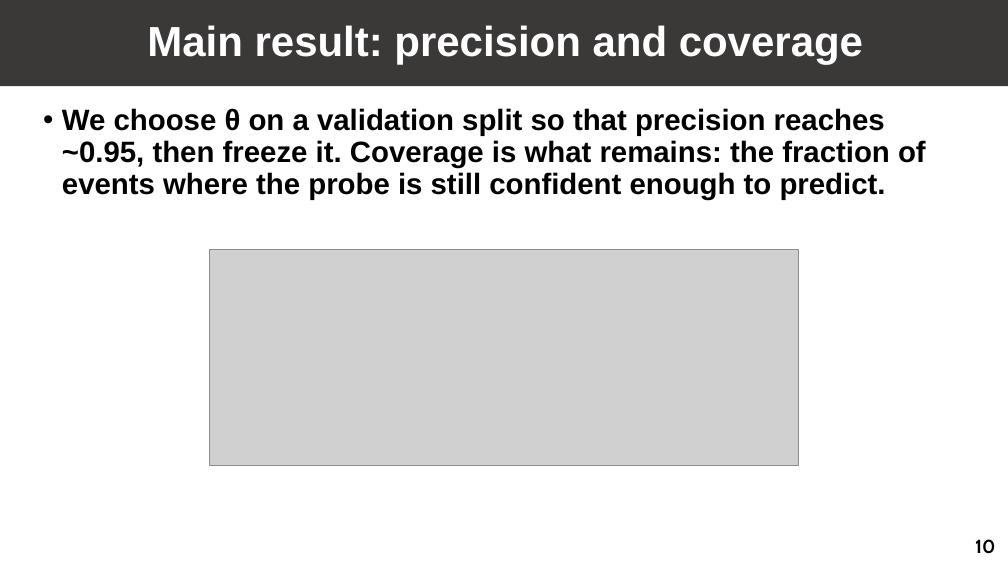
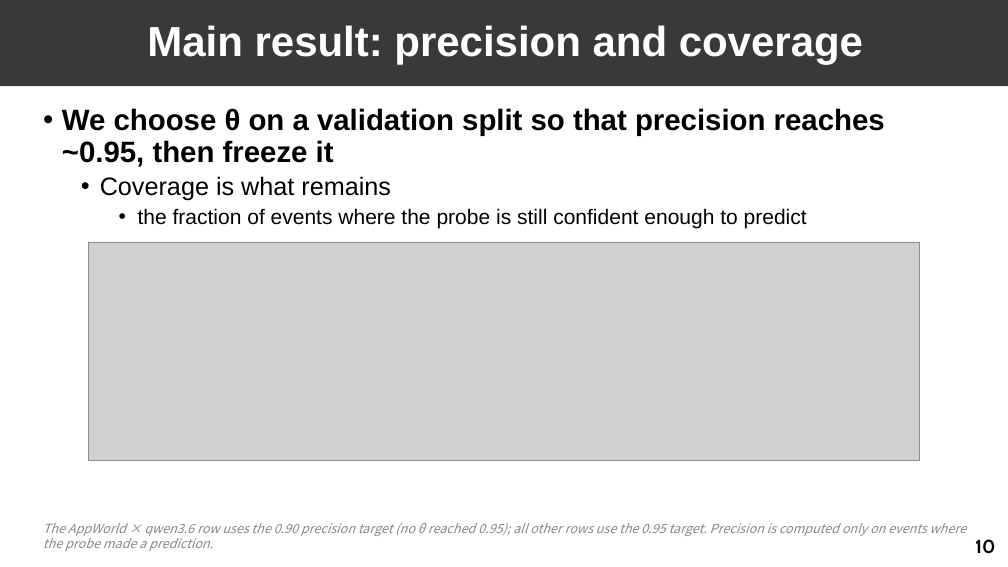
Before and after one commit to GuoYibo233/probe-agent, a slide deck: slide 11 of talks/20260809/slides.pptx. Drawn at 1008x567 pixels with LibreOffice and Linux fonts; fonts in the diff are those of the drawing; grey boxes stand for pictures. Boxes give left, top, right and bottom in pixels: in the first picture for what was removed or moved away, otherwise in the second. Text is boxed around its words. In the diff, an @@ line names an element or a change of style, - is before the commit and + after.

```diff
--- a/talks/20260809/slides.pptx
+++ b/talks/20260809/slides.pptx
@@ text at box(62, 108, 885, 228): text changed; bold off @@
-• We choose θ on a validation split so that precision reaches ~0.95, then freeze it. Coverage is what remains: the fraction of events where the probe is still confident enough to predict.
+• We choose θ on a validation split so that precision reaches ~0.95, then freeze it
+  • Coverage is what remains
+    • the fraction of events where the probe is still confident enough to predict
@@ picture: place and size @@
-picture at box(209, 250, 799, 466)
+picture at box(88, 242, 920, 461)
@@ text added at box(43, 523, 966, 551), 12 pt, text #898781, italic @@
+The AppWorld × qwen3.6 row uses the 0.90 precision target (no θ reached 0.95); all other rows use the 0.95 target. Precision is computed only on events where the probe made a prediction.
```
Also in this commit, not shown: 12 other slides changed, 16 other files.
